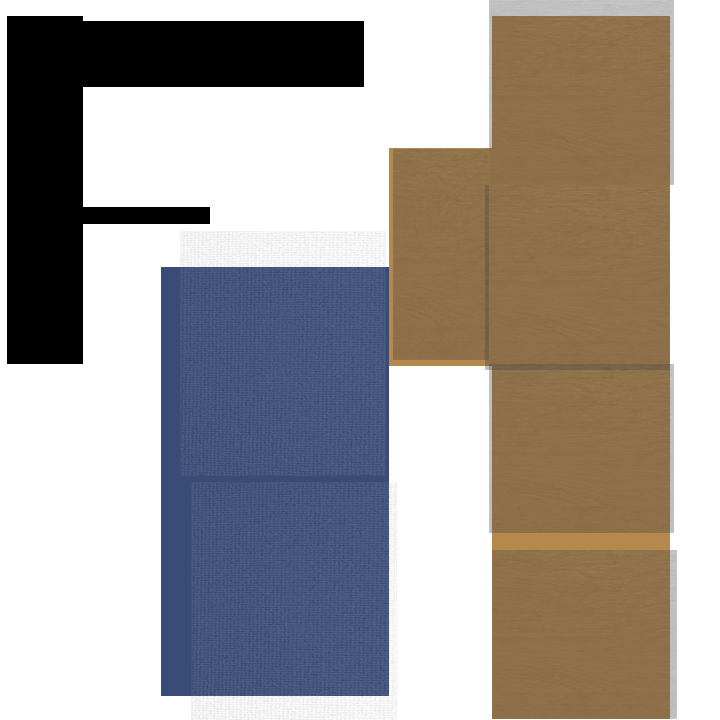
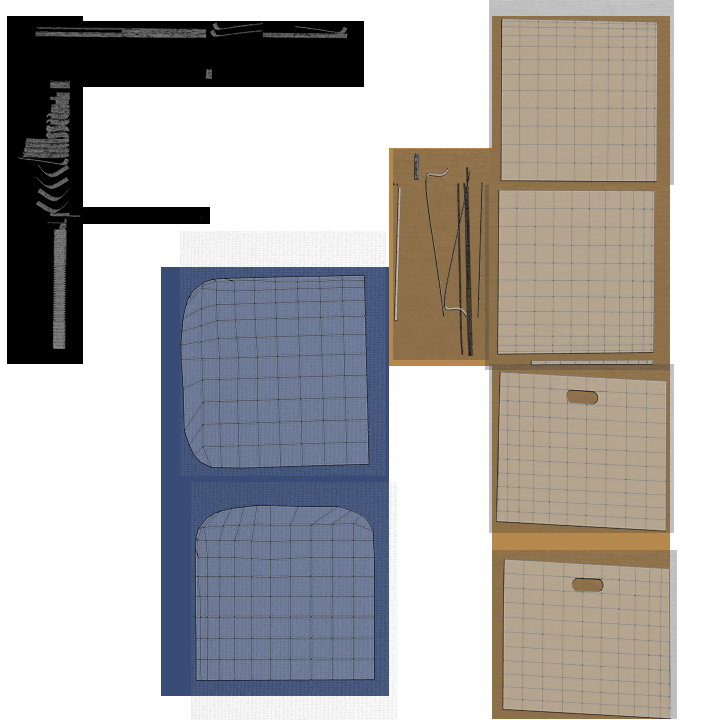
Layers edited between the first and the second w=720, h=720 image:
renamed "chair" to "uv", showed it over [18, 18, 671, 719]
